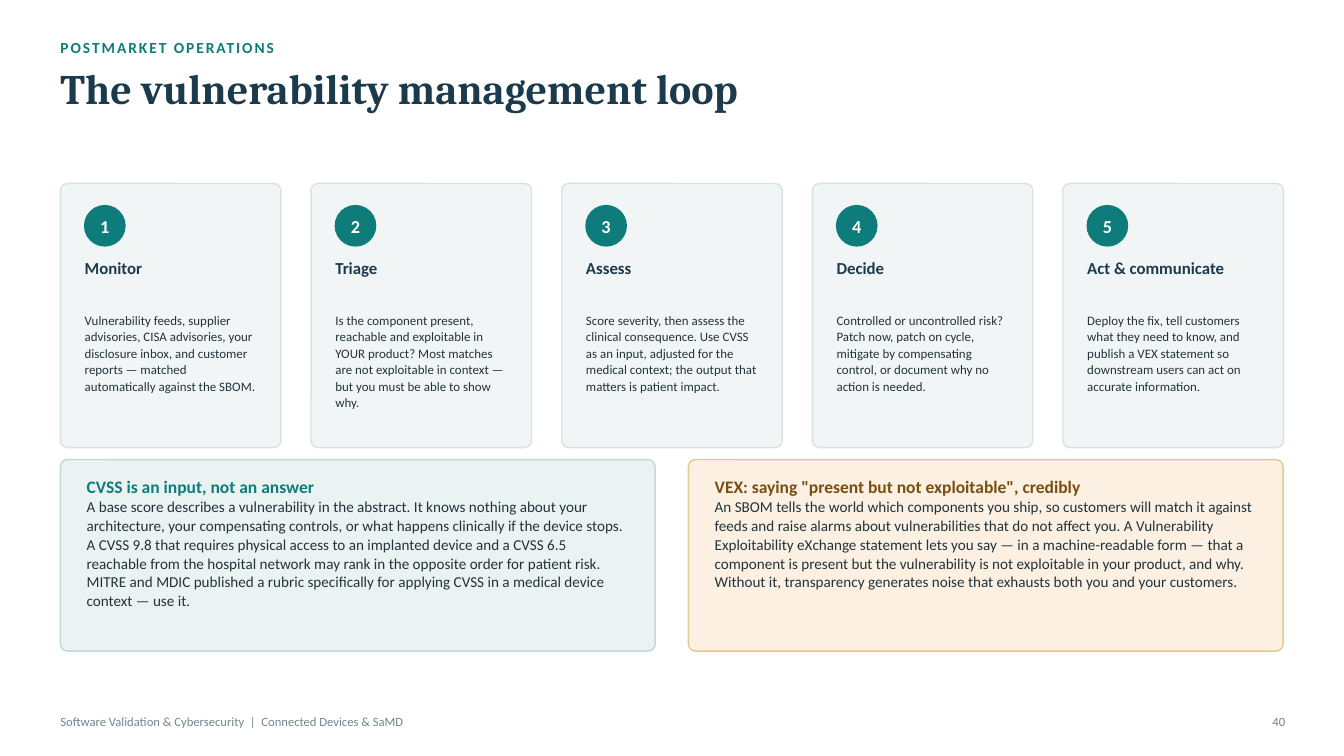
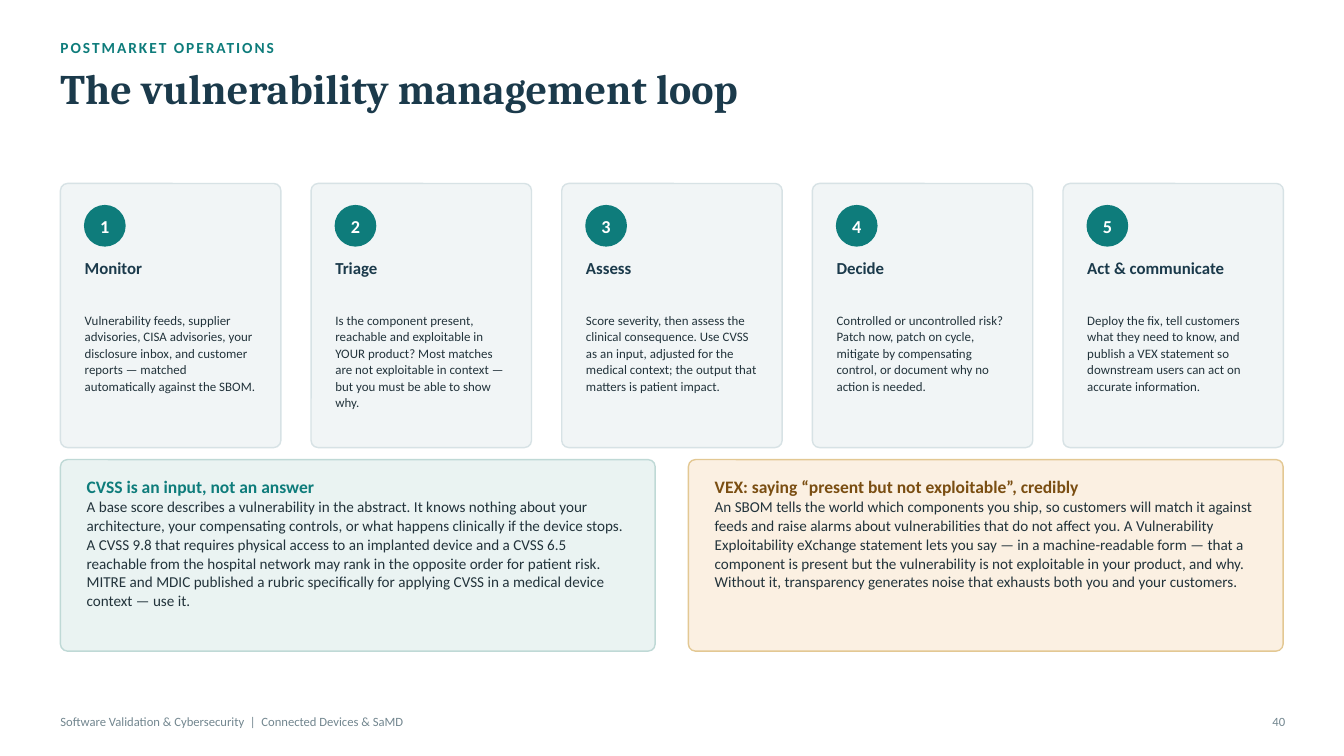
Before and after one commit to Jordantelder/my-website, a slide deck: slide 40 of seminars/software-validation-cybersecurity/Software_Validation_and_Cybersecurity_Seminar.pptx. Drawn at 1344x756 pixels with LibreOffice and Linux fonts; fonts in the diff are those of the drawing. Boxes give left, top, right and bottom in pixels: in the first picture for what was removed or moved away, otherwise in the second. Text is boxed around its words. In the diff, an @@ line names an element or a change of style, - is before the commit and + after.

```diff
--- a/seminars/software-validation-cybersecurity/Software_Validation_and_Cybersecurity_Seminar.pptx
+++ b/seminars/software-validation-cybersecurity/Software_Validation_and_Cybersecurity_Seminar.pptx
@@ text at [715,480,1251,590]: text changed @@
-VEX: saying "present but not exploitable", credibly
-An SBOM tells the world which components you ship, so customers will match it against feeds and raise alarms about vulnerabilities that do not affect you. A Vulnerability Exploitability eXchange statement lets you say — in a machine-readable form — that a component is present but the vulnerability is not exploitable in your product, and why. Without it, transparency generates noise that exhausts both you and your customers.
+VEX: saying “present but not exploitable”, credibly
+An SBOM tells the world which components you ship, so customers will match it against feeds and raise alarms about vulnerabilities that do not affect you. A Vulnerability Exploitability eXchange statement lets you say — in a machine-readable form — that a component is present but the vulnerability is not exploitable in your product, and why. Without it, transparency generates noise that exhausts both you and your customers.
```
Also in this commit, not shown: 11 other slides changed, 4 other files.
